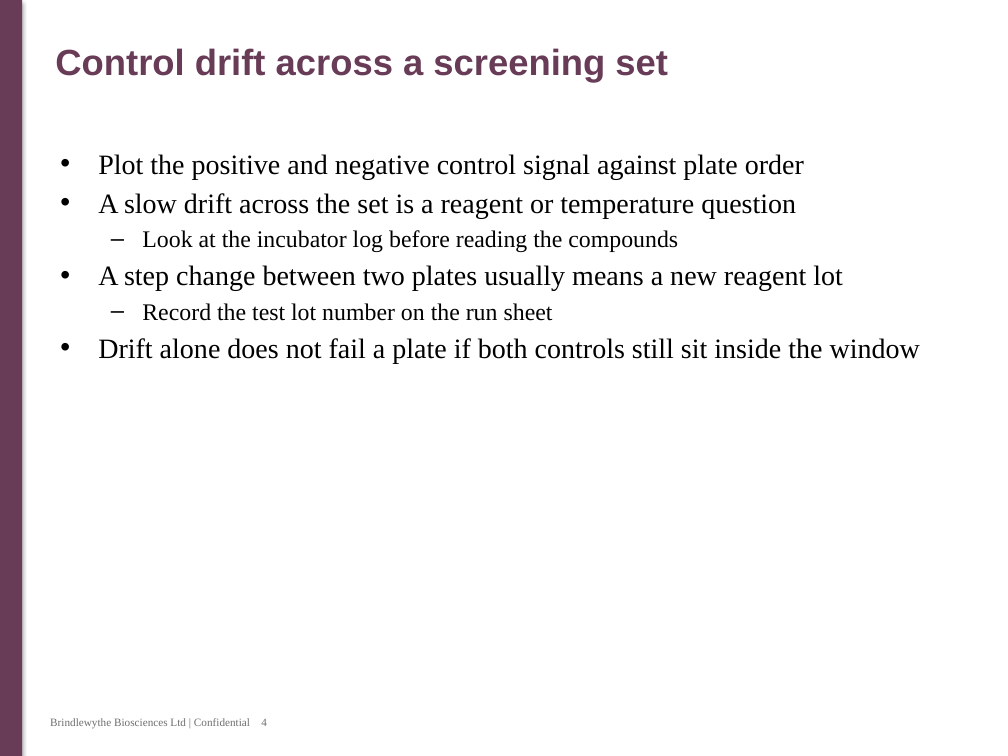
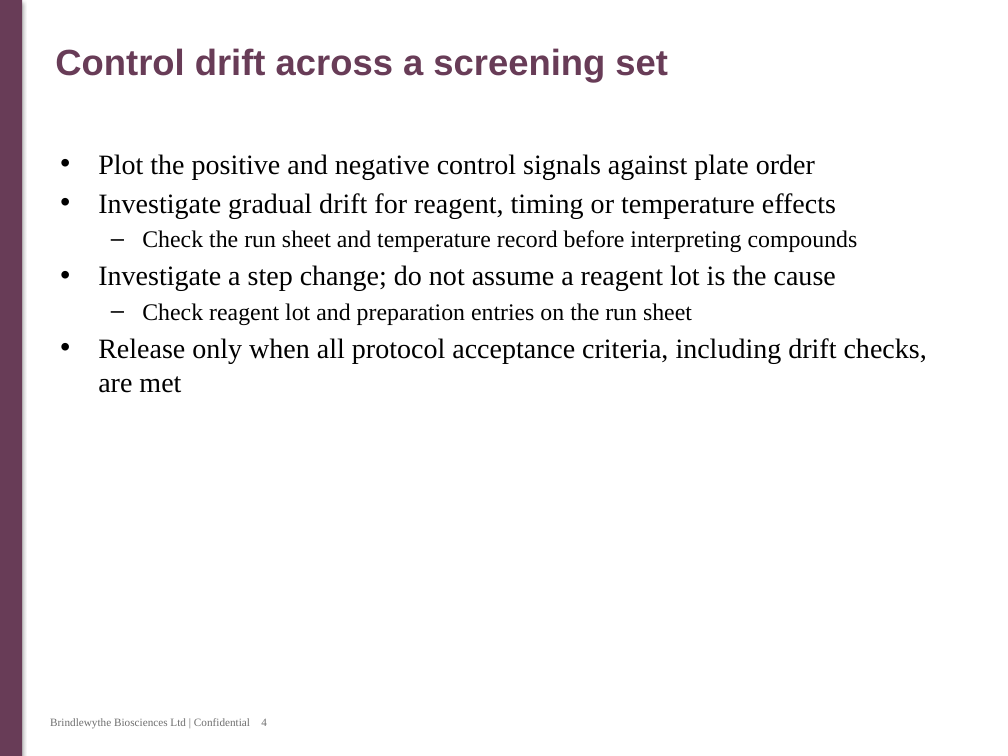
Before and after one commit to 60xAI/portco-mock-dataset, a slide deck: slide 4 of output/archive/Archive/Users/mellerscombe_old_laptop/Training/Plate_acceptance/Plate_acceptance_training_v2.pptx. Drawn at 1008x756 pixels with LibreOffice and Linux fonts; fonts in the diff are those of the drawing. Boxes give left, top, right and bottom in pixels: in the first picture for what was removed or moved away, otherwise in the second. Text is boxed around its words. In the diff, an @@ line names an element or a change of style, - is before the commit and + after.

```diff
--- a/output/archive/Archive/Users/mellerscombe_old_laptop/Training/Plate_acceptance/Plate_acceptance_training_v2.pptx
+++ b/output/archive/Archive/Users/mellerscombe_old_laptop/Training/Plate_acceptance/Plate_acceptance_training_v2.pptx
@@ text at [98,154,927,393]: text changed @@
-• Plot the positive and negative control signal against plate order
-• A slow drift across the set is a reagent or temperature question
-  – Look at the incubator log before reading the compounds
-• A step change between two plates usually means a new reagent lot
-  – Record the test lot number on the run sheet
-• Drift alone does not fail a plate if both controls still sit inside the window
+• Plot the positive and negative control signals against plate order
+• Investigate gradual drift for reagent, timing or temperature effects
+  – Check the run sheet and temperature record before interpreting compounds
+• Investigate a step change; do not assume a reagent lot is the cause
+  – Check reagent lot and preparation entries on the run sheet
+• Release only when all protocol acceptance criteria, including drift checks, are met
```
Also in this commit, not shown: 4 other slides changed, 1 other file.
